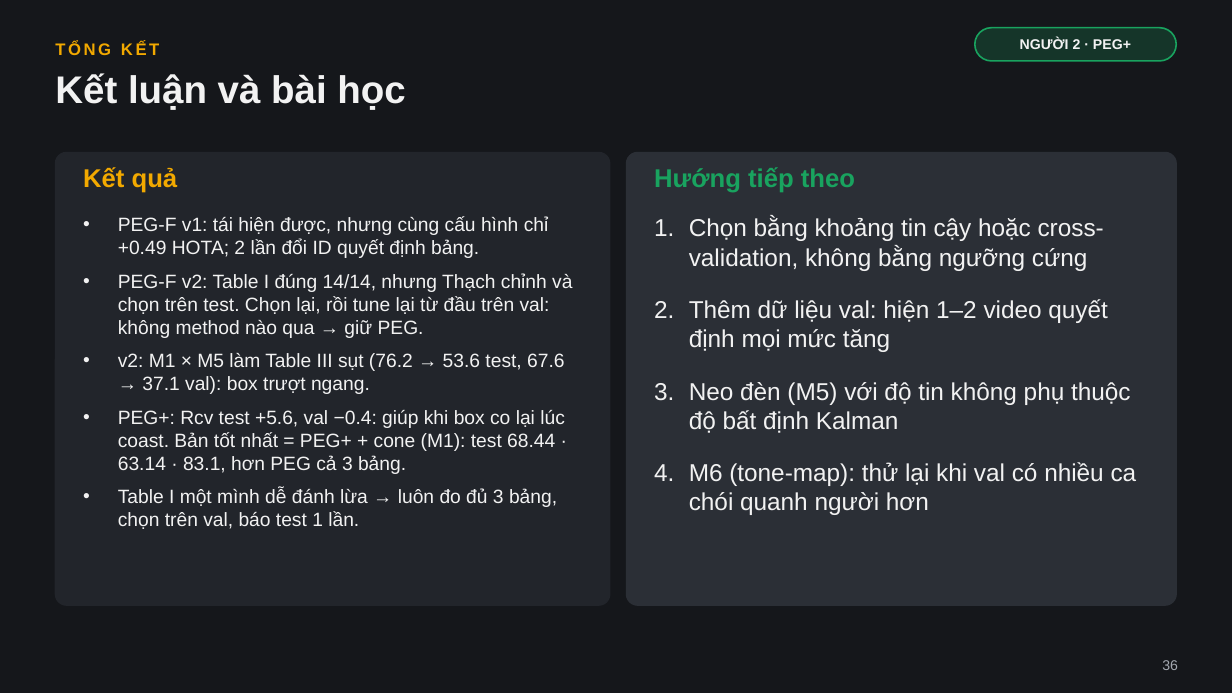
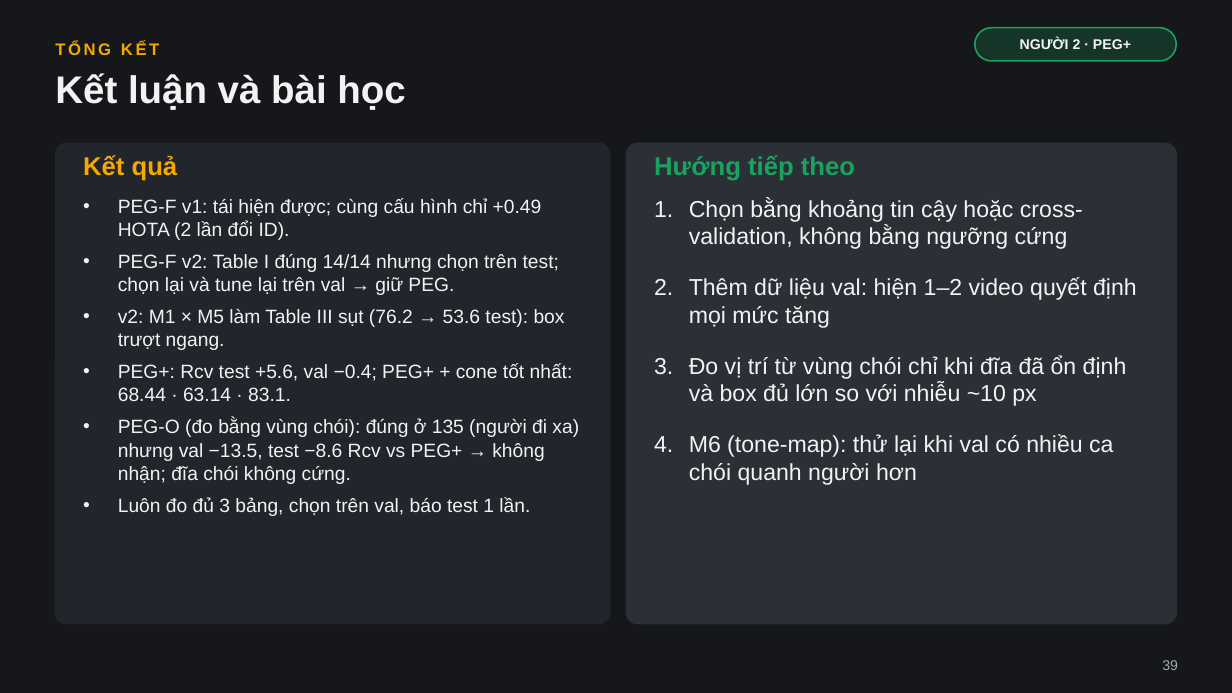
Before and after one commit to kain205/PEG, a slide deck: slide 39 of results/peg_f/PEG_F.pptx (slide 36 before the commit). Drawn at 1232x693 pixels with LibreOffice and Linux fonts; fonts in the diff are those of the drawing. Boxes give left, top, right and bottom in pixels: in the first picture for what was removed or moved away, otherwise in the second. Text is boxed around its words. In the diff, an @@ line names an element or a change of style, - is before the commit and + after.

```diff
--- a/results/peg_f/PEG_F.pptx
+++ b/results/peg_f/PEG_F.pptx
@@ rounded rectangle resized from (x1=55, y1=152, x2=610, y2=605) to (x1=55, y1=143, x2=610, y2=624) @@
@@ rounded rectangle at (x1=55, y1=143, x2=610, y2=624): proportions changed @@
@@ rounded rectangle at (x1=627, y1=143, x2=1177, y2=624): proportions changed @@
@@ rounded rectangle resized from (x1=627, y1=152, x2=1177, y2=605) to (x1=627, y1=143, x2=1177, y2=624) @@
@@ text "Kết quả" moved from (x1=83, y1=167, x2=178, y2=193) to (x1=83, y1=155, x2=178, y2=181) @@
@@ text "Hướng tiếp theo" moved from (x1=654, y1=167, x2=855, y2=193) to (x1=654, y1=155, x2=855, y2=181) @@
@@ text at (x1=118, y1=198, x2=579, y2=516): text changed @@
-• PEG-F v1: tái hiện được, nhưng cùng cấu hình chỉ +0.49 HOTA; 2 lần đổi ID quyết định bảng.
-• PEG-F v2: Table I đúng 14/14, nhưng Thạch chỉnh và chọn trên test. Chọn lại, rồi tune lại từ đầu trên val: không method nào qua → giữ PEG.
-• v2: M1 × M5 làm Table III sụt (76.2 → 53.6 test, 67.6 → 37.1 val): box trượt ngang.
-• PEG+: Rcv test +5.6, val −0.4: giúp khi box co lại lúc coast. Bản tốt nhất = PEG+ + cone (M1): test 68.44 · 63.14 · 83.1, hơn PEG cả 3 bảng.
-• Table I một mình dễ đánh lừa → luôn đo đủ 3 bảng, chọn trên val, báo test 1 lần.
+• PEG-F v1: tái hiện được; cùng cấu hình chỉ +0.49 HOTA (2 lần đổi ID).
+• PEG-F v2: Table I đúng 14/14 nhưng chọn trên test; chọn lại và tune lại trên val → giữ PEG.
+• v2: M1 × M5 làm Table III sụt (76.2 → 53.6 test): box trượt ngang.
+• PEG+: Rcv test +5.6, val −0.4; PEG+ + cone tốt nhất: 68.44 · 63.14 · 83.1.
+• PEG-O (đo bằng vùng chói): đúng ở 135 (người đi xa) nhưng val −13.5, test −8.6 Rcv vs PEG+ → không nhận; đĩa chói không cứng.
+• Luôn đo đủ 3 bảng, chọn trên val, báo test 1 lần.
@@ text "Chọn bằng khoảng tin cậy ..." moved from (x1=689, y1=217, x2=1137, y2=515) to (x1=689, y1=198, x2=1137, y2=485) @@
@@ text at (x1=689, y1=198, x2=1137, y2=485): size 19 to 18 pt in "Chọn bằng khoảng tin cậy hoặc cross-validation, ...", "Thêm dữ liệu val: hiện 1–2 video ...", "M6 (tone-map): thử lại khi val có ..." @@
@@ text at (x1=689, y1=355, x2=1127, y2=406): text changed; size 19 to 18 pt @@
-3. Neo đèn (M5) với độ tin không phụ thuộc độ bất định Kalman
+3. Đo vị trí từ vùng chói chỉ khi đĩa đã ổn định và box đủ lớn so với nhiễu ~10 px
@@ text at (x1=1162, y1=660, x2=1178, y2=670): text changed @@
-36
+39
```
Also in this commit, not shown: 3 other slides changed, 3 slides added, 44 other files.
